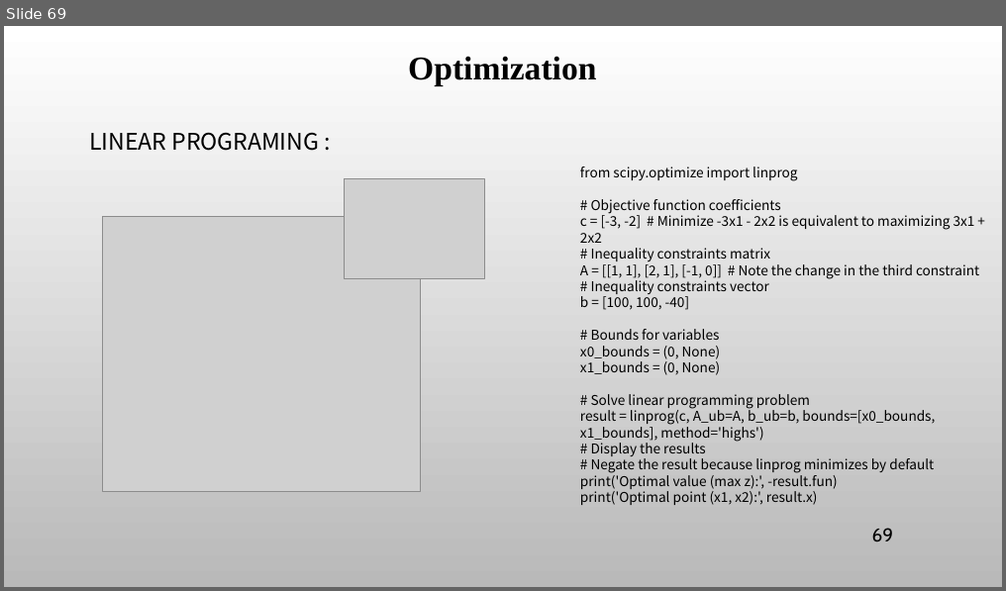
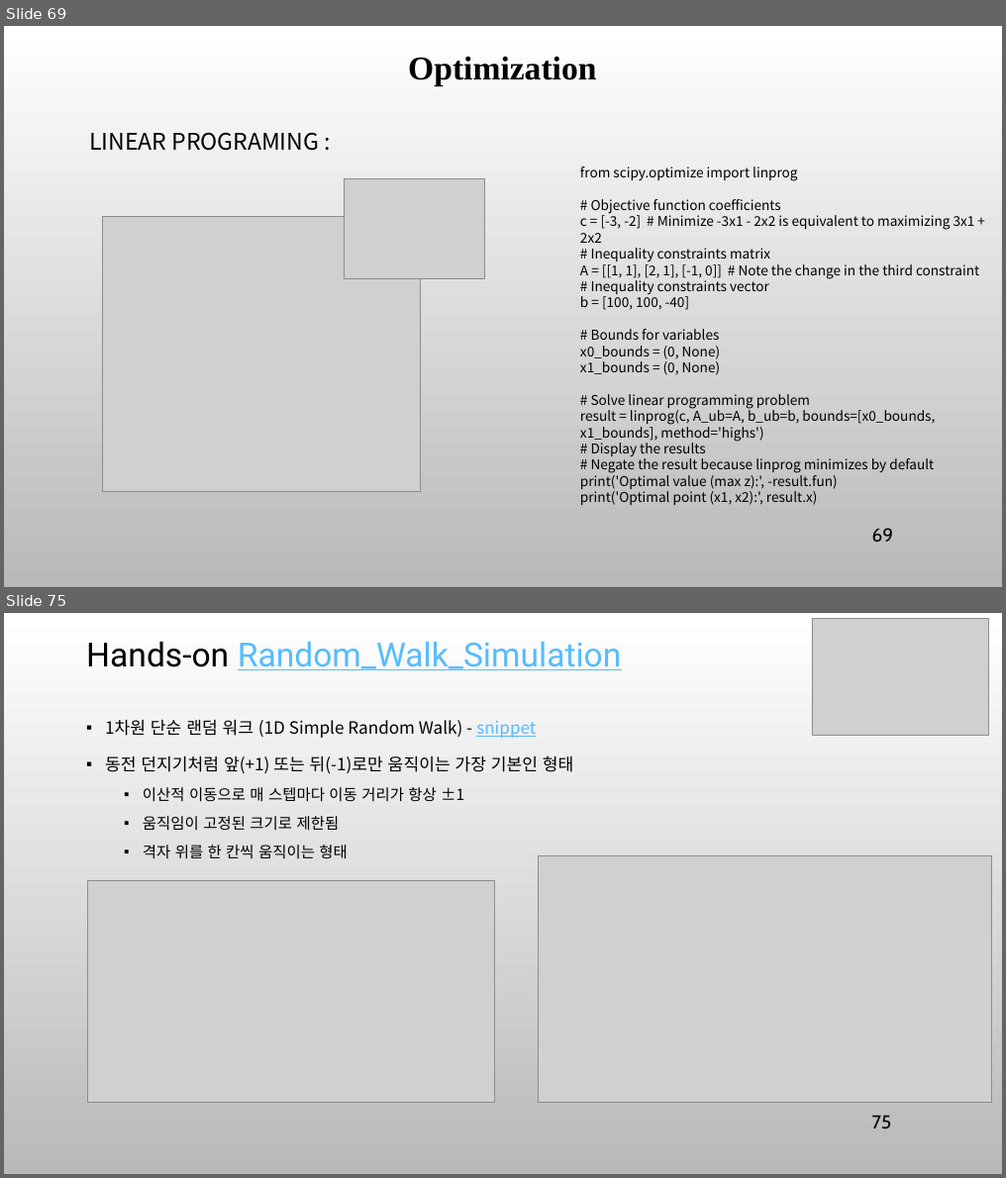
Before and after one commit to ancestor9/mathematics-for-machine-learning, a slide deck: 8_Applications of mathematics.pptx. Shown one above the other, each under a label of ours: slide 69 before the commit, slides 69 and 75 after it; the slides between them are not shown. The pictures are 1006x591 and 1006x1178 pixels, drawn with LibreOffice and Linux fonts; fonts in the diff are those of the drawing; grey boxes stand for pictures; background and template pictures are left out. Boxes give left, top, right and bottom in pixels: in the first picture for what was removed or moved away, otherwise in the second. Text is boxed around its words. In the diff, an @@ line names an element or a change of style, - is before the commit and + after.

```diff
--- a/8_Applications of mathematics.pptx
+++ b/8_Applications of mathematics.pptx
@@ slide 75 added at [4,613,1002,1174], background picture (left out) @@
@@ title added at [86,641,622,670], 32 pt, text #56BCFE, underline @@
+Hands-on Random_Walk_Simulation
@@ picture added at [812,618,988,735] @@
@@ text added at [105,720,573,860], 16.3 pt, text #000000 @@
+▪ 1차원 단순 랜덤 워크 (1D Simple Random Walk) - snippet
+▪ 동전 던지기처럼 앞(+1) 또는 뒤(-1)로만 움직이는 가장 기본인 형태
+  ▪ 이산적 이동으로 매 스텝마다 이동 거리가 항상 ±1
+  ▪ 움직임이 고정된 크기로 제한됨
+  ▪ 격자 위를 한 칸씩 움직이는 형태
@@ picture added at [539,856,992,1103] @@
@@ picture added at [87,880,494,1102] @@
@@ page number added at [872,1115,892,1129], 18 pt, text #000000 @@
+75
```
Also in this commit, not shown: 15 other slides added.
